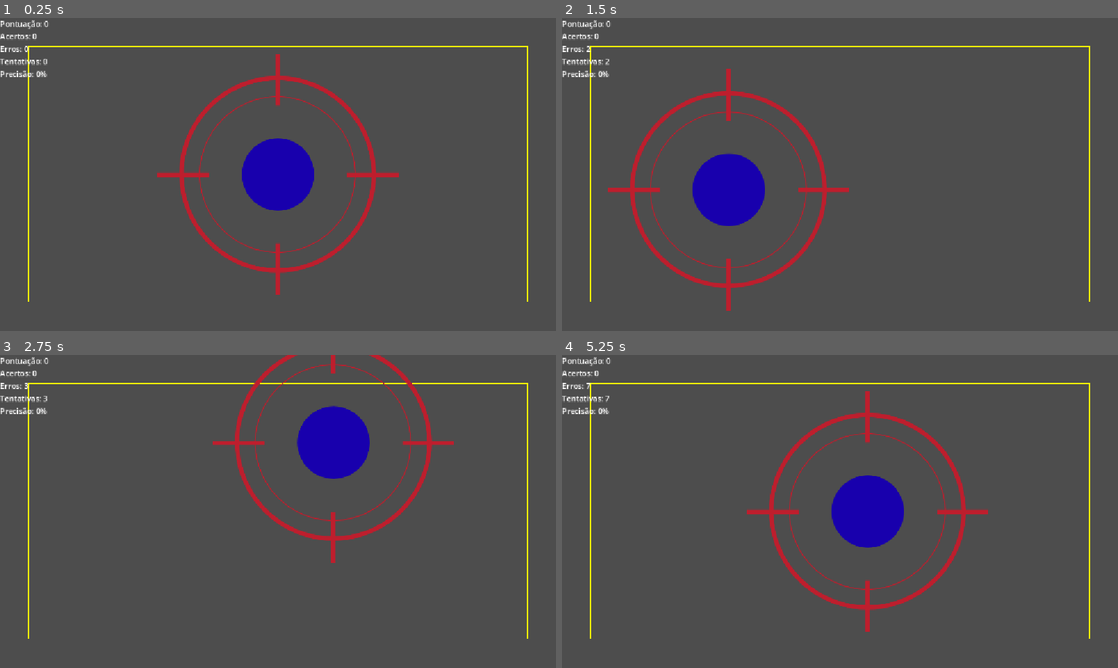
Above: before the commit, frames 1-4 (two rows, left to right).
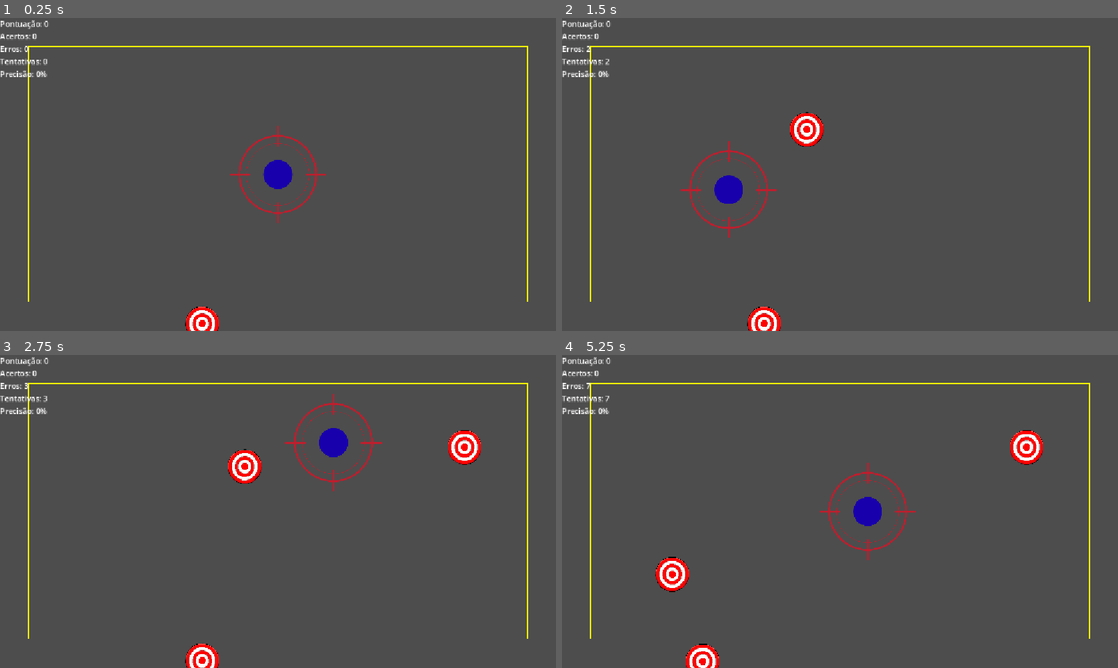
Above: after the commit, the same moments.

Repository: ditoslv/JOGO_CG2VA
Game: Godot game, scene res://TESTES/Teste_core.tscn
Same seed, same stepped clock (60 frames per second), same inputs: the game is played once before the commit and once after it. This scene is started directly instead of the project's main scene.
Inputs (mouse positions are in pixels of both pictures, inside the frame that each line leads up to):
- Up to frame 1 (0.25 s): no input
- Up to frame 2 (1.5 s): tap Enter at 0.5 s; move the mouse to (962, 158) at 0.52 s; click (962, 158) at 0.67 s; move the mouse to (728, 190) at 1.27 s; click (728, 190) at 1.42 s
- Up to frame 3 (2.75 s): tap Space at 2 s; move the mouse to (333, 442) at 2.02 s; click (333, 442) at 2.17 s
- Up to frame 4 (5.25 s): tap Enter at 2.75, 5 s; move the mouse to (812, 574) at 2.77 s; click (812, 574) at 2.92 s; tap Space at 3.5 s; move the mouse to (1006, 558) at 3.52 s; click (1006, 558) at 3.67 s; move the mouse to (673, 464) at 4.27 s; click (673, 464) at 4.42 s; move the mouse to (867, 511) at 5.02 s; click (867, 511) at 5.17 s

The runs differ from the first frame. In frame 1, 5.3% of the frame differs, in the area x 28-72%, y 11-100%; in frame 2, 5.8%; in frame 3, 5.8%; in frame 4, 6.4%, in the area x 16-87%, y 11-100%.

Commit message:
Adução do alvo na cena de

Diff:
--- a/TESTES/Teste_core.tscn
+++ b/TESTES/Teste_core.tscn
@@ -14,6 +14,7 @@
 script = ExtResource("1_l0h3n")
 
 [node name="Sprite2D" type="Sprite2D" parent="Mira" unique_id=534126409]
+scale = Vector2(0.4, 0.4)
 texture = ExtResource("2_8fgkk")
 
 [node name="Disparo" type="Node2D" parent="." unique_id=833316843]
--- a/scenes/Targets/Target.tscn
+++ b/scenes/Targets/Target.tscn
@@ -1,6 +1,7 @@
 [gd_scene format=3 uid="uid://cyg2v6d3pvwo2"]
 
 [ext_resource type="Script" uid="uid://cm4no4rmy7uqs" path="res://scripts/Target/Target.gd" id="1_v1p5q"]
+[ext_resource type="Texture2D" uid="uid://dk8tuomsdnn3v" path="res://assents/sprites/Sprite_alvo.png" id="2_vwo1d"]
 
 [sub_resource type="CircleShape2D" id="CircleShape2D_xrivr"]
 radius = 34.132095
@@ -8,8 +9,11 @@
 [node name="Target" type="Area2D" unique_id=634500549]
 script = ExtResource("1_v1p5q")
 
-[node name="Sprite2D" type="Sprite2D" parent="." unique_id=1250471567]
-
 [node name="CollisionShape2D" type="CollisionShape2D" parent="." unique_id=892232909]
 position = Vector2(73, 49)
 shape = SubResource("CircleShape2D_xrivr")
+
+[node name="Sprite2D" type="Sprite2D" parent="CollisionShape2D" unique_id=1250471567]
+position = Vector2(-2.500002, -1.4305115e-06)
+scale = Vector2(0.08953488, 0.094890505)
+texture = ExtResource("2_vwo1d")
